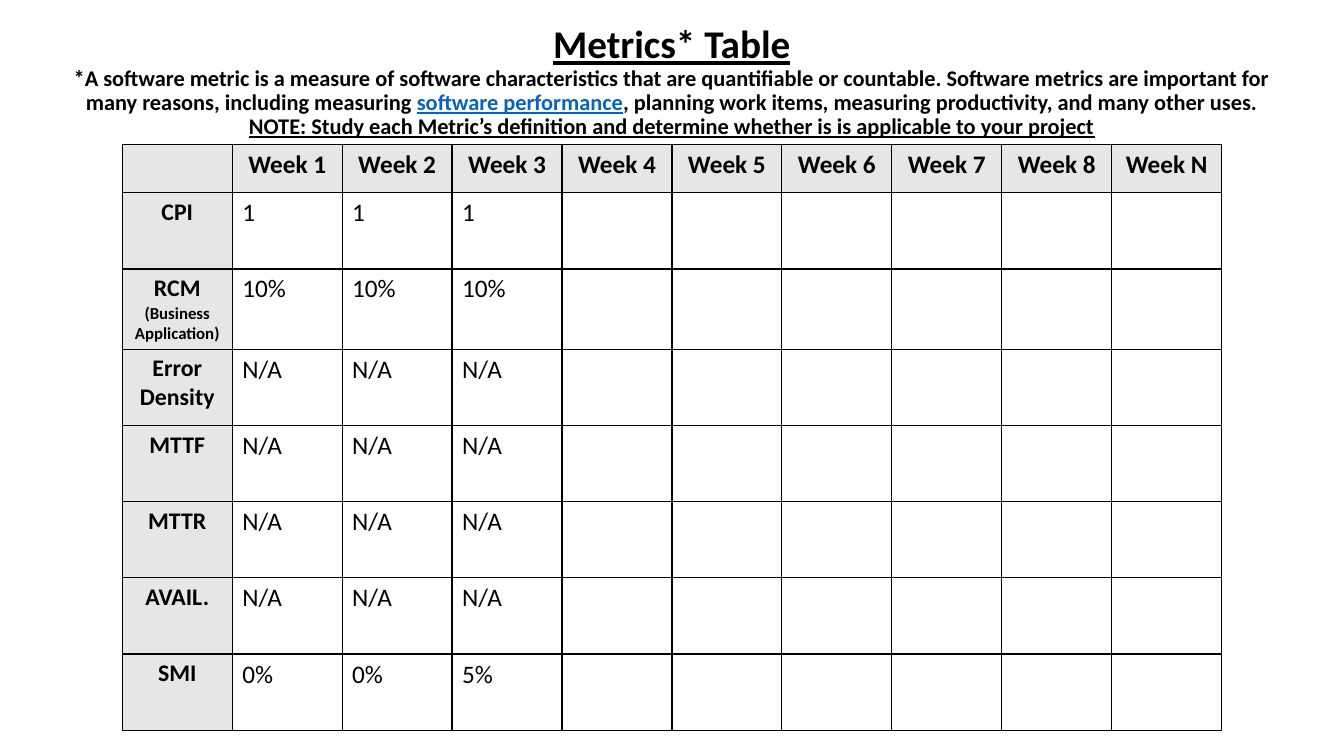
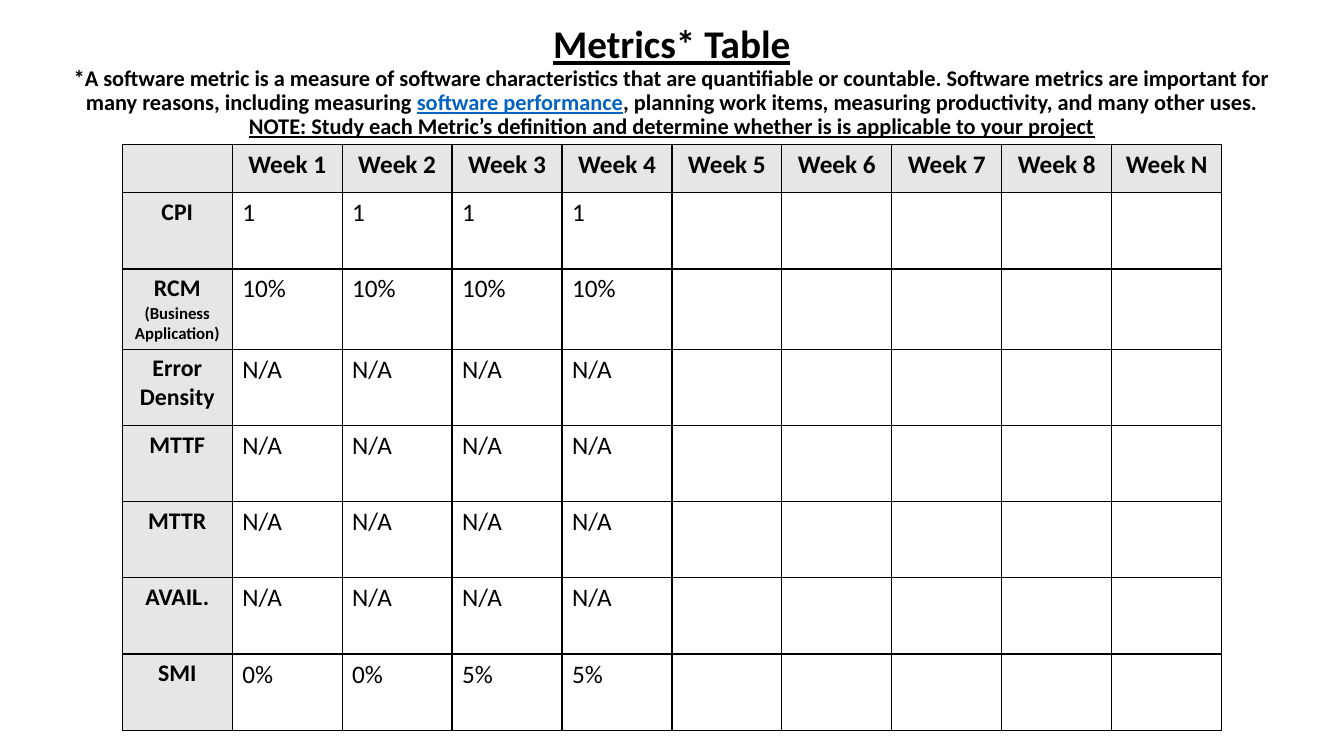
Before and after one commit to DustinPhan/491_SharkToothSoftware, a slide deck: slide 2 of Archive/Status Reports/SharkToothSoftware Status Report 03-07-2024.pptx. Drawn at 1344x756 pixels with LibreOffice and Linux fonts; fonts in the diff are those of the drawing. Boxes give left, top, right and bottom in pixels: in the first picture for what was removed or moved away, otherwise in the second. Text is boxed around its words. In the diff, an @@ line names an element or a change of style, - is before the commit and + after.

Commit message:
Added some documents and added starting site
- Added some status reports and other documentation
- Added base django with connection to mongoDB with djongo
- Added a readme for how to start the app

```diff
--- a/Archive/Status Reports/SharkToothSoftware Status Report 03-07-2024.pptx
+++ b/Archive/Status Reports/SharkToothSoftware Status Report 03-07-2024.pptx
@@ table at bbox=[122, 144, 1221, 729] @@
-row 2, column 5: 
+row 2, column 5: 1
-row 3, column 5: 
+row 3, column 5: 10%
-row 4, column 5: 
+row 4, column 5: N/A
-row 5, column 5: 
+row 5, column 5: N/A
-row 6, column 5: 
+row 6, column 5: N/A
-row 7, column 5: 
+row 7, column 5: N/A
-row 8, column 5: 
+row 8, column 5: 5%
```
Also in this commit, not shown: 3 other slides changed, 2 slides added, 1 slide removed, 16 other files.
